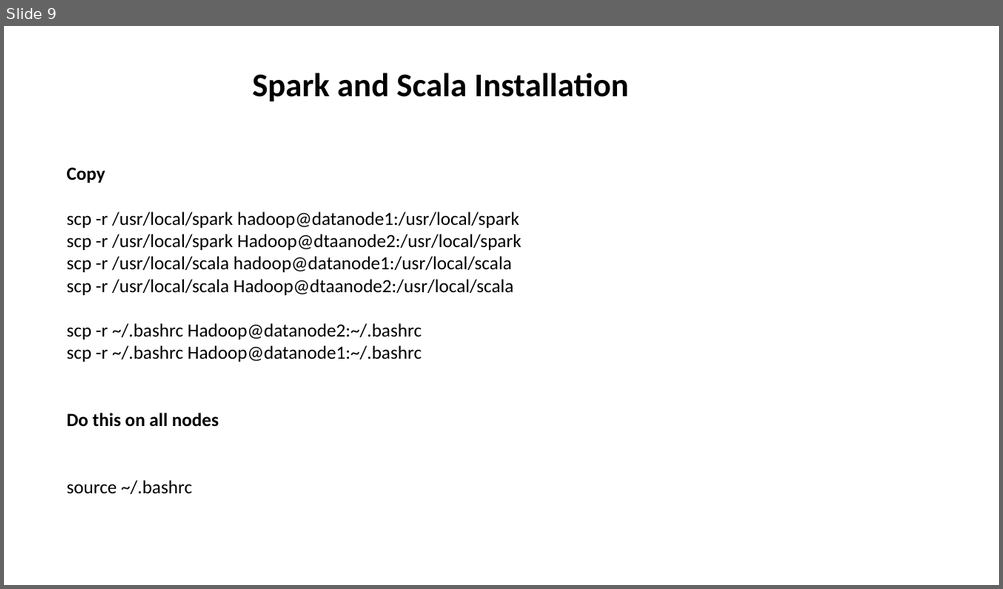
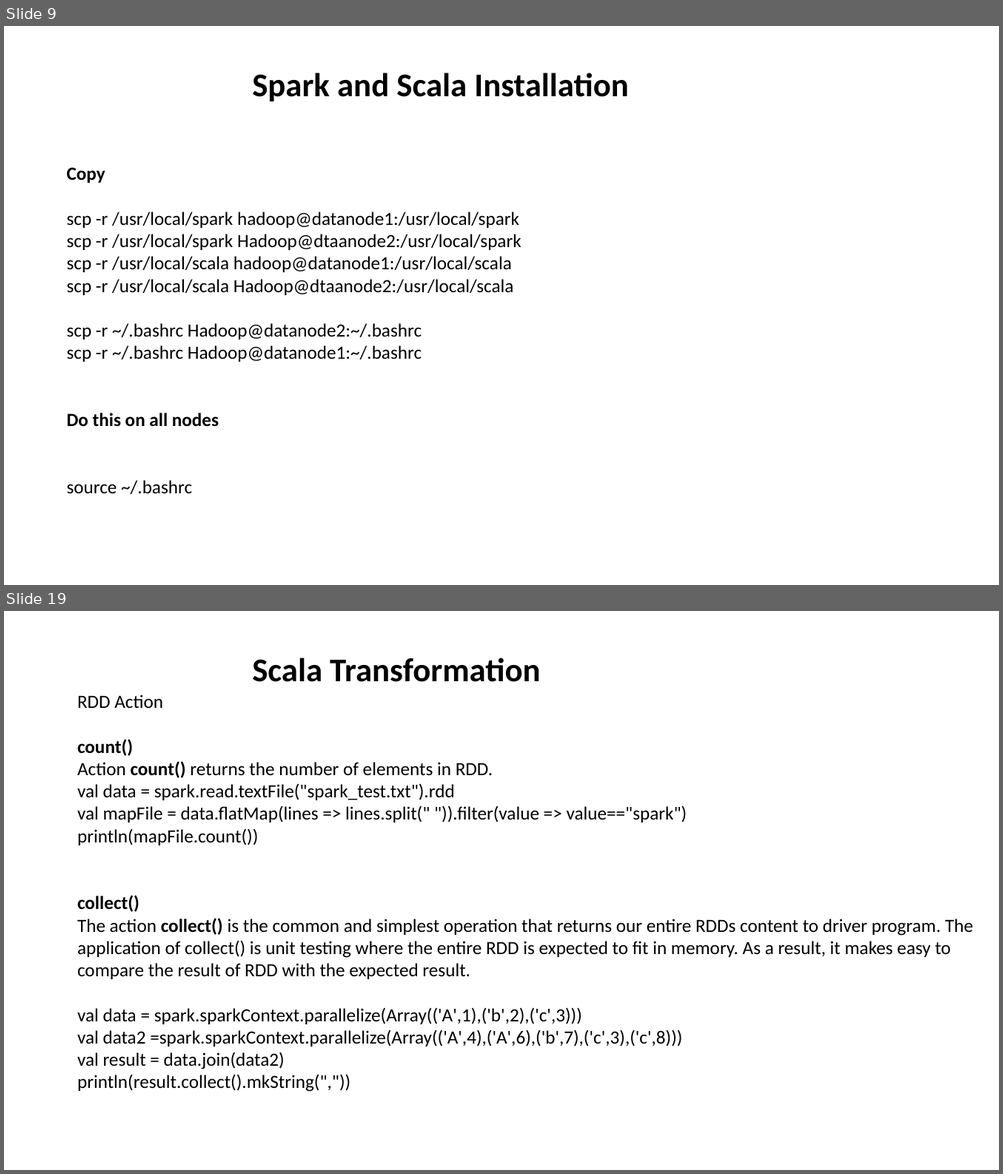
Before and after one commit to aashmishra/Bigdata_ppt, a slide deck: sparkscala.pptx. Shown one above the other, each under a label of ours: slide 9 before the commit, slides 9 and 19 after it; the slides between them are not shown. The pictures are 1003x589 and 1003x1174 pixels, drawn with LibreOffice and Linux fonts; fonts in the diff are those of the drawing. Boxes give left, top, right and bottom in pixels: in the first picture for what was removed or moved away, otherwise in the second. Text is boxed around its words. In the diff, an @@ line names an element or a change of style, - is before the commit and + after.

```diff
--- a/sparkscala.pptx
+++ b/sparkscala.pptx
@@ slide 19 added at bbox=[4, 611, 999, 1170], background #FFFFFF @@
@@ text added at bbox=[252, 658, 540, 682], 32 pt, text #000000, bold @@
+Scala Transformation
@@ text added at bbox=[77, 695, 973, 1092], 18 pt, text #000000 @@
+RDD Action
+count()
+Action count() returns the number of elements in RDD.
+val data = spark.read.textFile("spark_test.txt").rdd
+val mapFile = data.flatMap(lines => lines.split(" ")).filter(value => value=="spark")
+println(mapFile.count())
+collect()
+The action collect() is the common and simplest operation that returns our entire RDDs content to driver program. The application of collect() is unit testing where the entire RDD is expected to fit in memory. As a result, it makes easy to compare the result of RDD with the expected result.
+val data = spark.sparkContext.parallelize(Array(('A',1),('b',2),('c',3)))
+val data2 =spark.sparkContext.parallelize(Array(('A',4),('A',6),('b',7),('c',3),('c',8)))
+val result = data.join(data2)
+println(result.collect().mkString(","))
```
Also in this commit, not shown: 12 other slides added, 1 slide removed.
